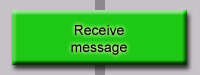
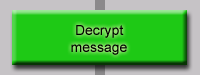
The second (200, 75) image is a revision of the first. Changes to its layers:
renamed "Receive message" to "Decrypt message", painted on it over [71,25,127,42]
